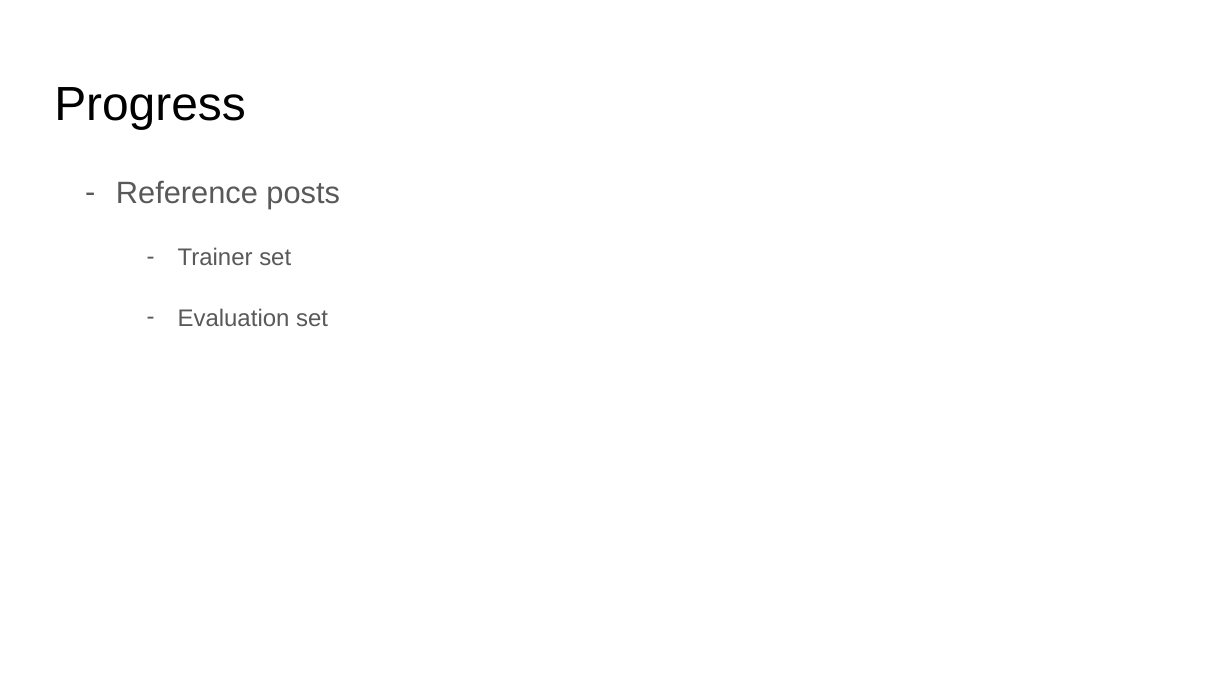
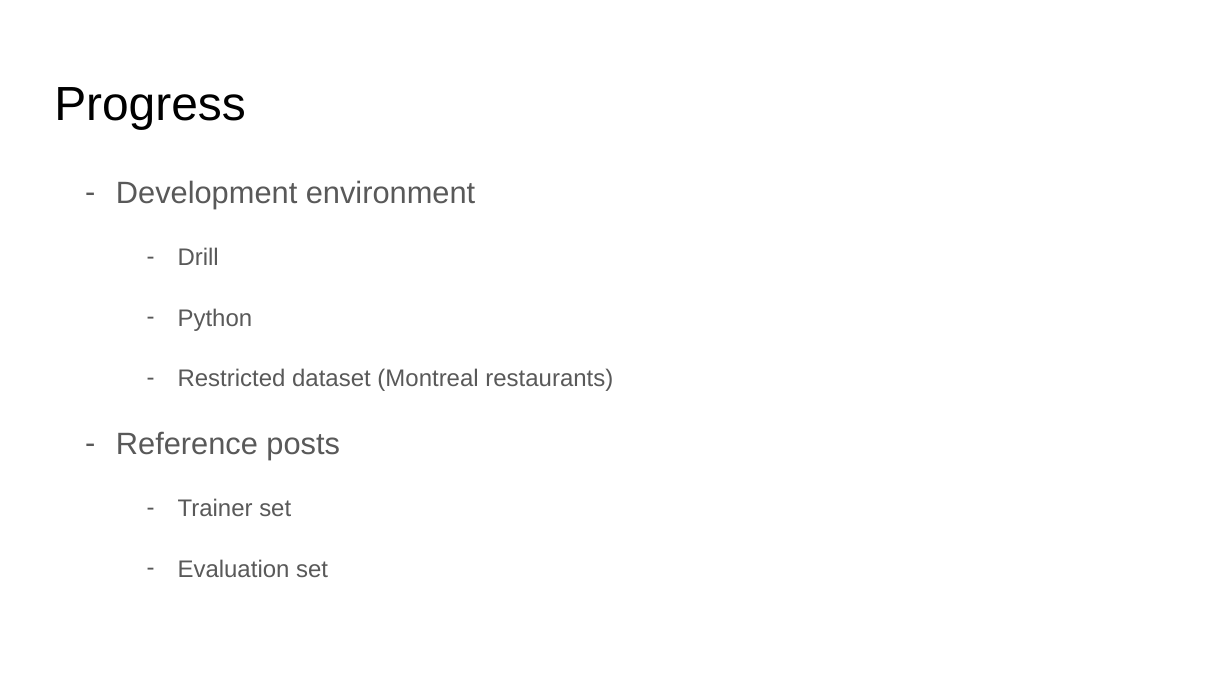
Before and after one commit to erkkiperkele/691-Project, a slide deck: slide 5 of ProgressReport.pptx (slide 4 before the commit). Drawn at 1232x693 pixels with LibreOffice and Linux fonts; fonts in the diff are those of the drawing. Boxes give left, top, right and bottom in pixels: in the first picture for what was removed or moved away, otherwise in the second. Text is boxed around its words. In the diff, an @@ line names an element or a change of style, - is before the commit and + after.

```diff
--- a/ProgressReport.pptx
+++ b/ProgressReport.pptx
@@ text at (x1=116, y1=180, x2=613, y2=391): paragraphs added @@
+– Development environment
+  – Drill
+  – Python
+  – Restricted dataset (Montreal restaurants)
```
Also in this commit, not shown: 1 other slide changed, 2 slides added.
